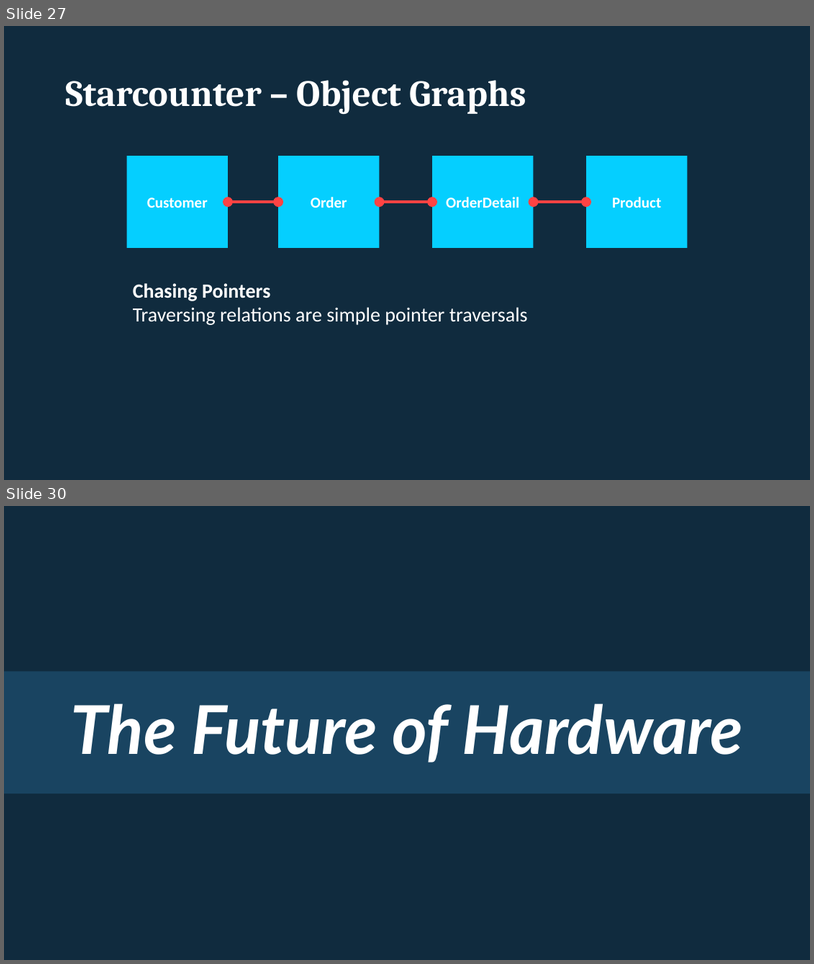
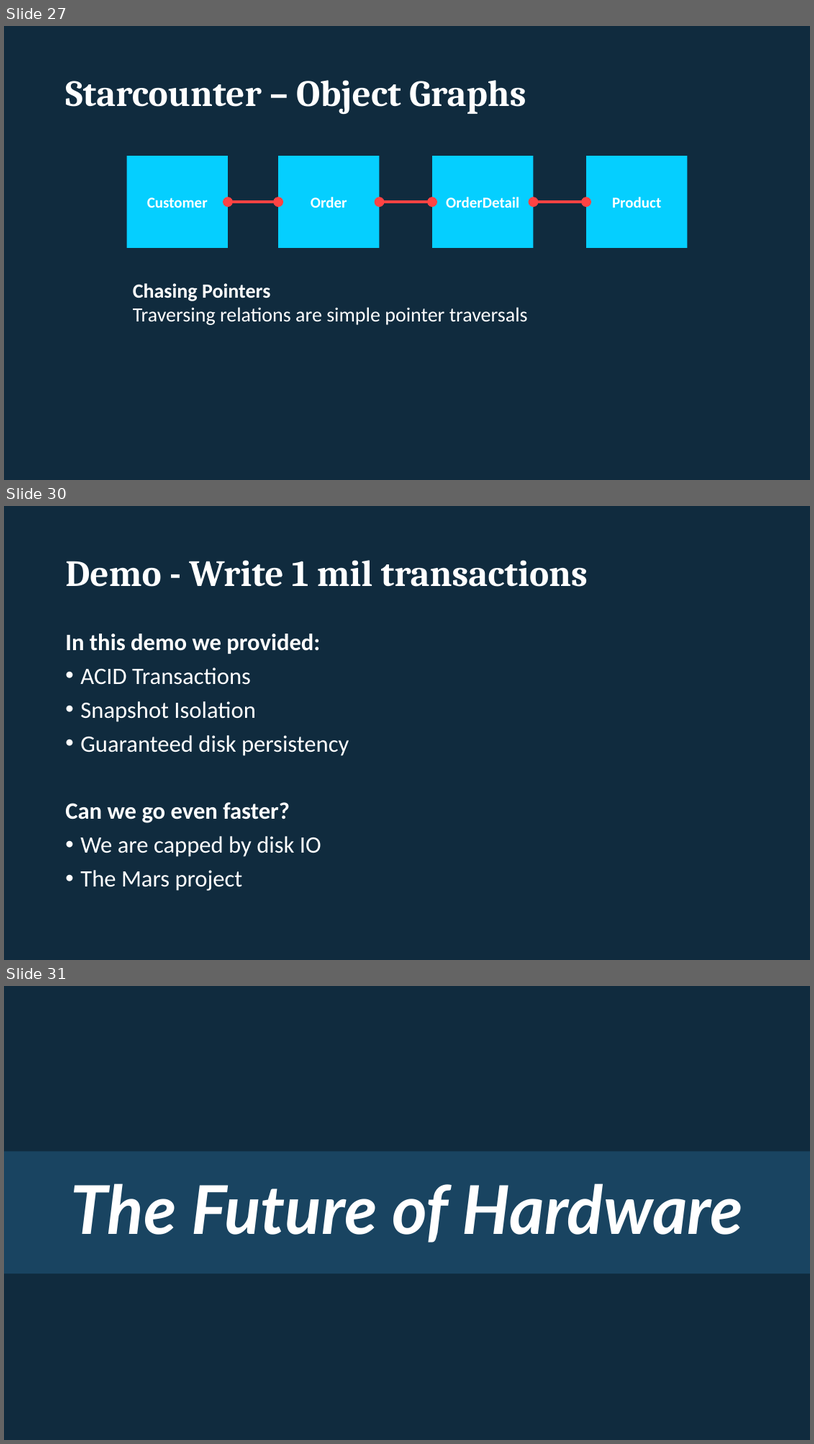
Before and after one commit to rogeralsing/Presentations, a slide deck: Starcounter/imcs.pptx. Shown one above the other, each under a label of ours: slides 27 and 30 before the commit, slides 27, 30 and 31 after it; the slides between them are not shown. The pictures are 814x964 and 814x1444 pixels, drawn with LibreOffice and Linux fonts; fonts in the diff are those of the drawing. Boxes give left, top, right and bottom in pixels: in the first picture for what was removed or moved away, otherwise in the second. Text is boxed around its words. In the diff, an @@ line names an element or a change of style, - is before the commit and + after.

```diff
--- a/Starcounter/imcs.pptx
+++ b/Starcounter/imcs.pptx
@@ slide 30 added at (4, 506, 810, 960), background #102B3E @@
@@ title added at (65, 560, 588, 587), 44 pt, text #FFFFFF, bold @@
+Demo - Write 1 mil transactions
@@ text added at (65, 633, 349, 890), 28 pt, text #FFFFFF @@
+In this demo we provided:
+• ACID Transactions
+• Snapshot Isolation
+• Guaranteed disk persistency
+Can we go even faster?
+• We are capped by disk IO
+• The Mars project
@@ what was slide 30 is now slide 31 @@
```
Also in this commit, not shown: 5 slides changed, 2 other slides added.
